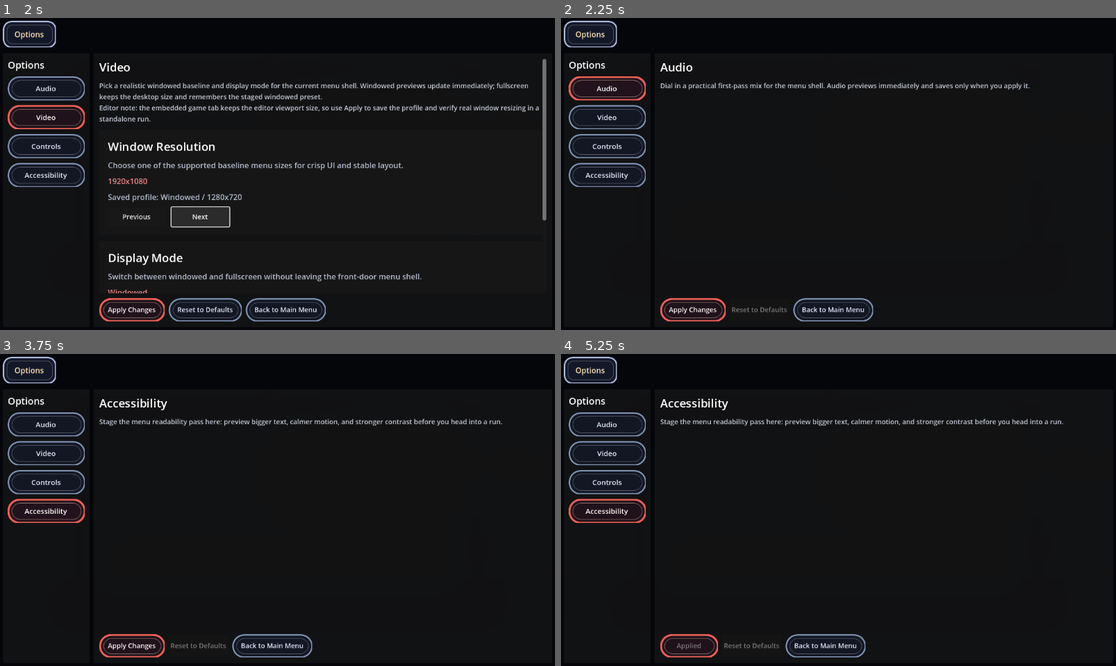
Above: before the commit, frames 1-4 (two rows, left to right).
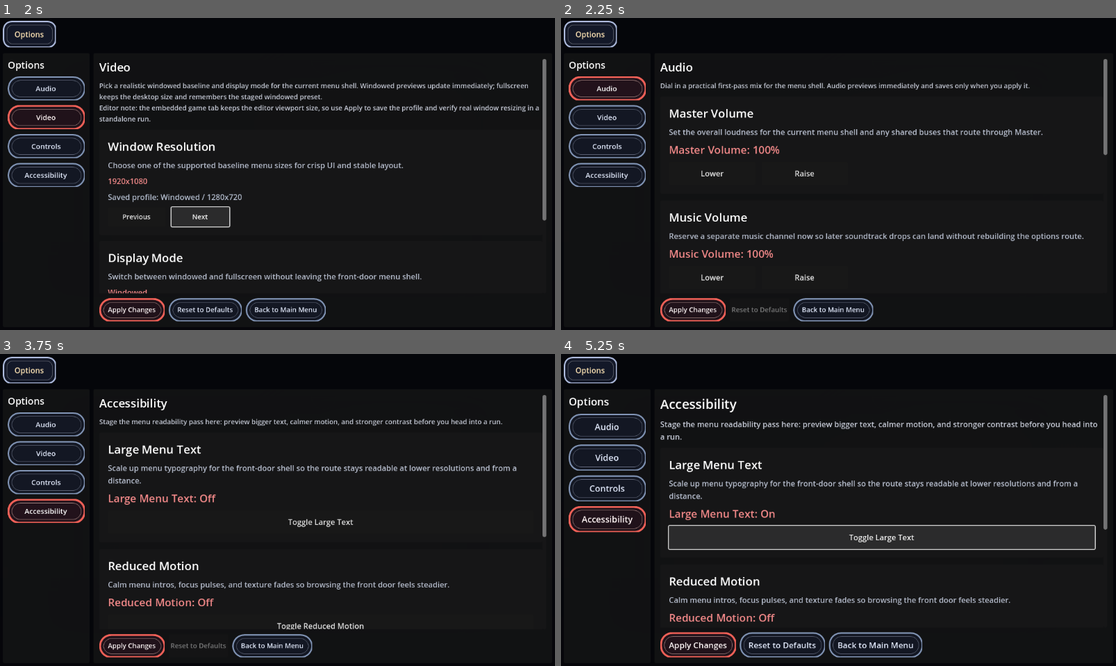
Above: after the commit, the same moments.

Repository: KevinRabbe/bullet-hell-roughe-lite
Game: Godot game, scene res://scenes/ui/OptionsMenu.tscn
Two runs of this game, one before a commit and one after it. Both use one fixed random seed, a clock stepped at 60 frames per second and the inputs below. This scene is started directly instead of the project's main scene.
Inputs (mouse positions are in pixels of both pictures, inside the frame that each line leads up to):
- Up to frame 1 (2 s): click "Next" at 0.5 s; click "Next" at 1.25 s
- Up to frame 2 (2.25 s): click "Audio" at 2 s
- Up to frame 3 (3.75 s): click "Video" at 2.75 s; click "Accessibility" at 3.5 s
- Up to frame 4 (5.25 s): click "Apply Changes" at 4.25 s; click (882, 522) at 5 s, where only the run after the commit has a clickable "Toggle Large Text"

Frame 1 is identical in both runs. In frame 2, 2.7% of the frame differs, in the area x 19-99%, y 13-85%; in frame 3, 3.0%; in frame 4, 14%, in the area x 1-99%, y 13-98%.
Error before the commit: Invalid access to property or key 'theme_override_constants' on a base object of type 'VBoxContainer'. (res://scripts/ui/options_menu.gd:548)

Commit message:
Fix Options runtime theme overrides

Diff:
--- a/scripts/ui/options_menu.gd
+++ b/scripts/ui/options_menu.gd
@@ -545,7 +545,7 @@
 		return
 	audio_runtime_box = VBoxContainer.new()
 	audio_runtime_box.name = "AudioRuntimeContent"
-	audio_runtime_box.theme_override_constants.separation = 14
+	audio_runtime_box.add_theme_constant_override("separation", 14)
 	audio_runtime_box.visible = false
 	placeholder_content.add_child(audio_runtime_box)
 	placeholder_content.move_child(audio_runtime_box, placeholder_content.get_child_count() - 1)
@@ -576,7 +576,7 @@
 	margin.add_theme_constant_override("margin_bottom", 18)
 	block.add_child(margin)
 	var column := VBoxContainer.new()
-	column.theme_override_constants.separation = 10
+	column.add_theme_constant_override("separation", 10)
 	margin.add_child(column)
 	var title := Label.new()
 	title.text = str(channel_data.get("title", "Audio"))
@@ -588,12 +588,12 @@
 	body.modulate = Color(0.8, 0.831373, 0.901961, 0.88)
 	column.add_child(body)
 	var value_label := Label.new()
-	value_label.theme_override_colors.font_color = Color(0.992157, 0.560784, 0.560784, 0.95)
+	value_label.add_theme_color_override("font_color", Color(0.992157, 0.560784, 0.560784, 0.95))
 	value_label.add_theme_font_size_override("font_size", 22)
 	column.add_child(value_label)
 	audio_value_labels[str(channel_data.get("id", ""))] = value_label
 	var controls := HBoxContainer.new()
-	controls.theme_override_constants.separation = 12
+	controls.add_theme_constant_override("separation", 12)
 	column.add_child(controls)
 	var prev_button := Button.new()
 	prev_button.custom_minimum_size = Vector2(180, 48)
@@ -622,7 +622,7 @@
 	margin.add_theme_constant_override("margin_bottom", 18)
 	block.add_child(margin)
 	var column := VBoxContainer.new()
-	column.theme_override_constants.separation = 10
+	column.add_theme_constant_override("separation", 10)
 	margin.add_child(column)
 	var title := Label.new()
 	title.text = "Quiet Mode"
@@ -634,7 +634,7 @@
 	body.modulate = Color(0.8, 0.831373, 0.901961, 0.88)
 	column.add_child(body)
 	audio_mute_value_label = Label.new()
-	audio_mute_value_label.theme_override_colors.font_color = Color(0.992157, 0.560784, 0.560784, 0.95)
+	audio_mute_value_label.add_theme_color_override("font_color", Color(0.992157, 0.560784, 0.560784, 0.95))
 	audio_mute_value_label.add_theme_font_size_override("font_size", 22)
 	column.add_child(audio_mute_value_label)
 	var toggle_button := Button.new()
@@ -661,7 +661,7 @@
 		return
 	controls_runtime_box = VBoxContainer.new()
 	controls_runtime_box.name = "ControlsRuntimeContent"
-	controls_runtime_box.theme_override_constants.separation = 14
+	controls_runtime_box.add_theme_constant_override("separation", 14)
 	controls_runtime_box.visible = false
 	placeholder_content.add_child(controls_runtime_box)
 	placeholder_content.move_child(controls_runtime_box, placeholder_content.get_child_count() - 1)
@@ -671,7 +671,7 @@
 		return
 	accessibility_runtime_box = VBoxContainer.new()
 	accessibility_runtime_box.name = "AccessibilityRuntimeContent"
-	accessibility_runtime_box.theme_override_constants.separation = 14
+	accessibility_runtime_box.add_theme_constant_override("separation", 14)
 	accessibility_runtime_box.visible = false
 	placeholder_content.add_child(accessibility_runtime_box)
 	placeholder_content.move_child(accessibility_runtime_box, placeholder_content.get_child_count() - 1)
@@ -717,7 +717,7 @@
 	margin.add_theme_constant_override("margin_bottom", 18)
 	block.add_child(margin)
 	var column := VBoxContainer.new()
-	column.theme_override_constants.separation = 10
+	column.add_theme_constant_override("separation", 10)
 	margin.add_child(column)
 	var title := Label.new()
 	title.text = title_text
@@ -749,7 +749,7 @@
 	margin.add_theme_constant_override("margin_bottom", 18)
 	block.add_child(margin)
 	var column := VBoxContainer.new()
-	column.theme_override_constants.separation = 10
+	column.add_theme_constant_override("separation", 10)
 	margin.add_child(column)
 	var title := Label.new()
 	title.text = str(setting_data.get("title", "Accessibility"))
@@ -761,7 +761,7 @@
 	body.modulate = Color(0.8, 0.831373, 0.901961, 0.88)
 	column.add_child(body)
 	var value_label := Label.new()
-	value_label.theme_override_colors.font_color = Color(0.992157, 0.560784, 0.560784, 0.95)
+	value_label.add_theme_color_override("font_color", Color(0.992157, 0.560784, 0.560784, 0.95))
 	value_label.add_theme_font_size_override("font_size", 22)
 	column.add_child(value_label)
 	accessibility_value_labels[str(setting_data.get("id", ""))] = value_label
